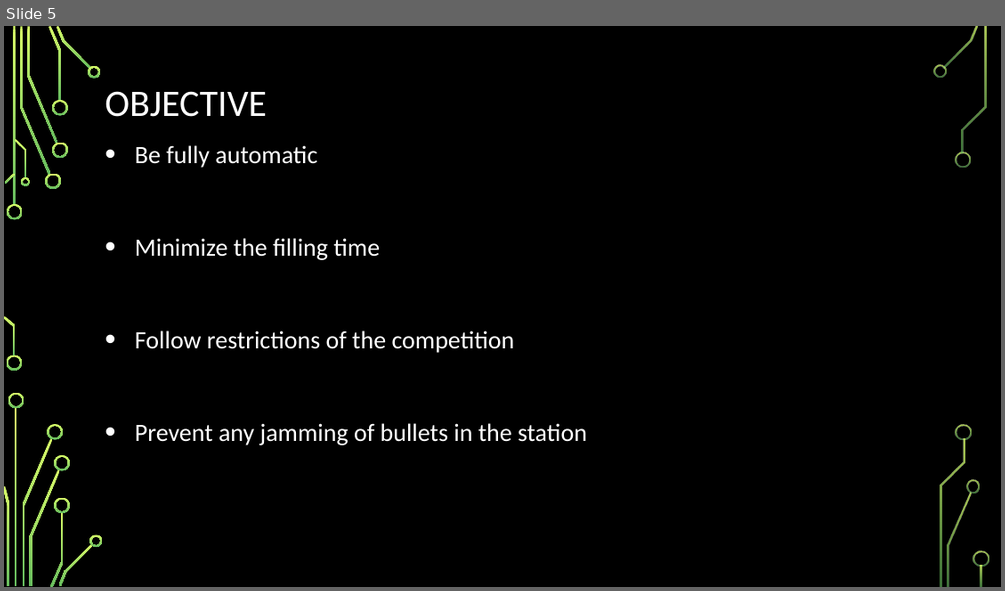
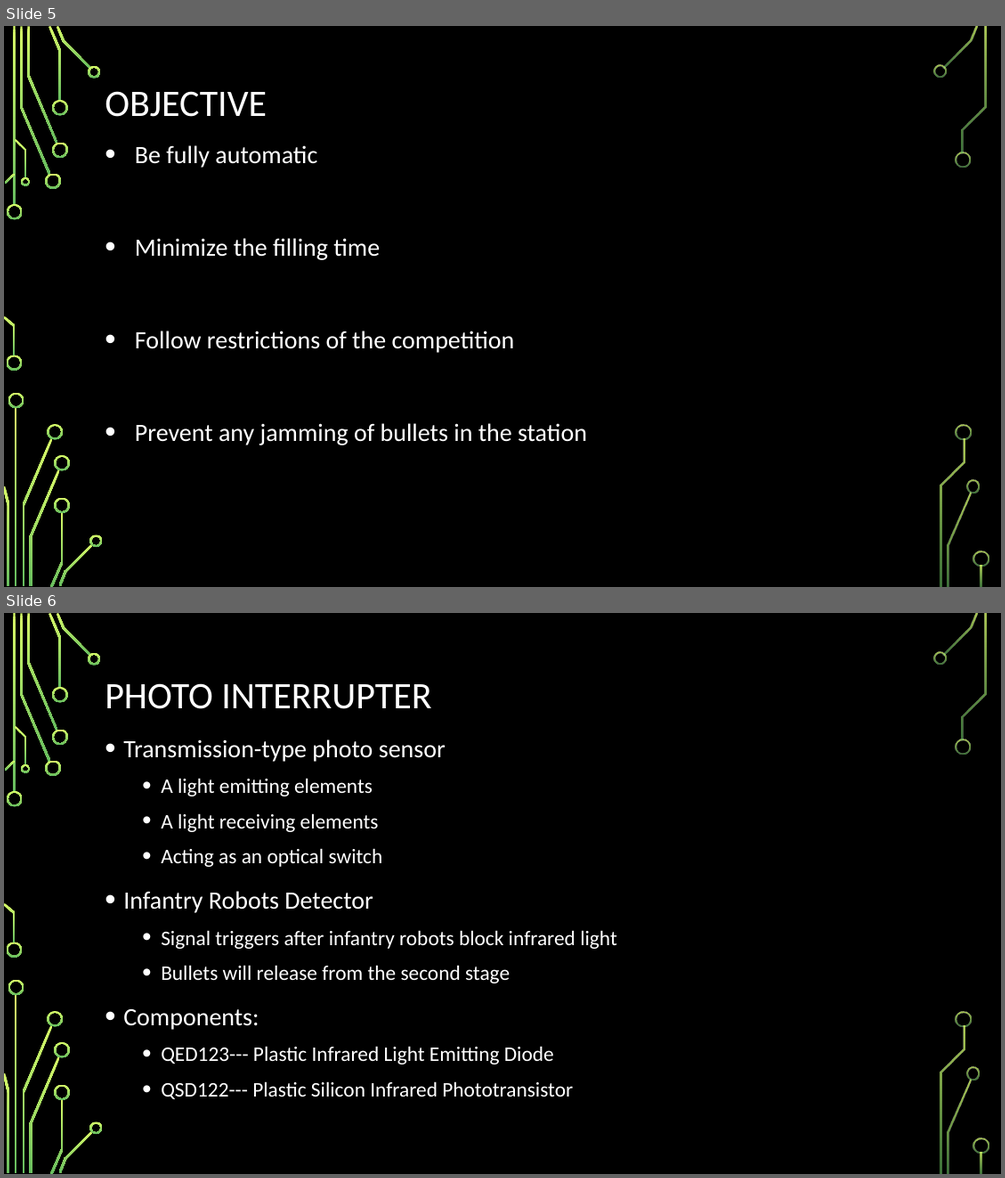
Before and after one commit to RahmatSaeedi/ECE_Capstone_Project, a slide deck: CDR.pptx. Shown one above the other, each under a label of ours: slide 5 before the commit, slides 5 and 6 after it. The pictures are 1005x591 and 1005x1178 pixels, drawn with LibreOffice and Linux fonts; fonts in the diff are those of the drawing; background and template pictures are left out. Boxes give left, top, right and bottom in pixels: in the first picture for what was removed or moved away, otherwise in the second. Text is boxed around its words. In the diff, an @@ line names an element or a change of style, - is before the commit and + after.

```diff
--- a/CDR.pptx
+++ b/CDR.pptx
@@ slide 6 added at (4,613,1001,1174), background picture (left out); not listed: 36 template elements that a slide beside it also shows @@
@@ title added at (105,683,431,709), 36 pt, text #FFFFFF @@
+PHOTO INTERRUPTER
@@ text added at (123,739,617,1099), 20 pt, text #FFFFFF @@
+• Transmission-type photo sensor
+  • A light emitting elements
+  • A light receiving elements
+  • Acting as an optical switch
+• Infantry Robots Detector
+  • Signal triggers after infantry robots block infrared light
+  • Bullets will release from the second stage
+• Components:
+  • QED123--- Plastic Infrared Light Emitting Diode
+  • QSD122--- Plastic Silicon Infrared Phototransistor
```
Also in this commit, not shown: 4 other slides added, 1 other file.
